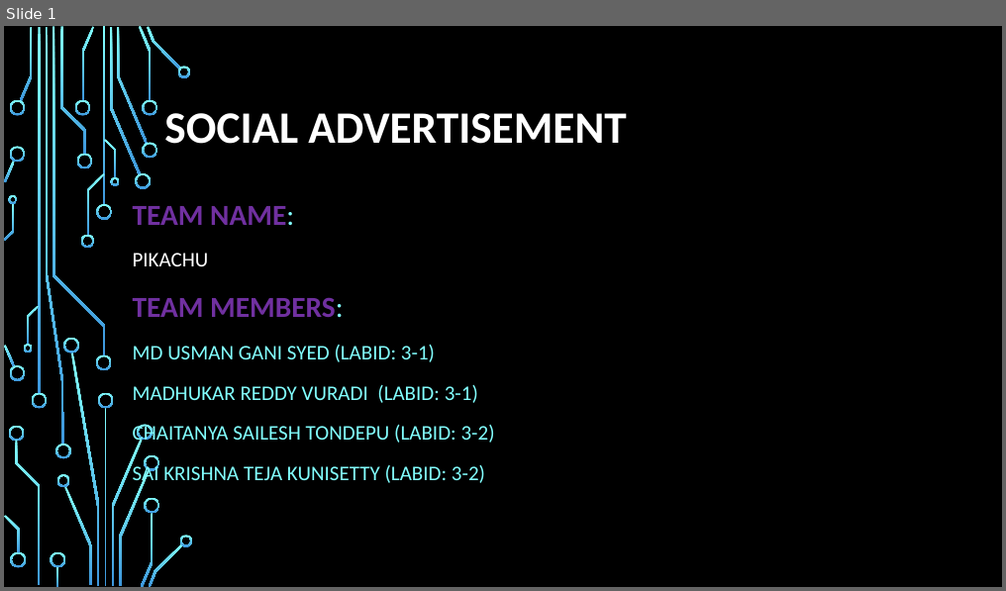
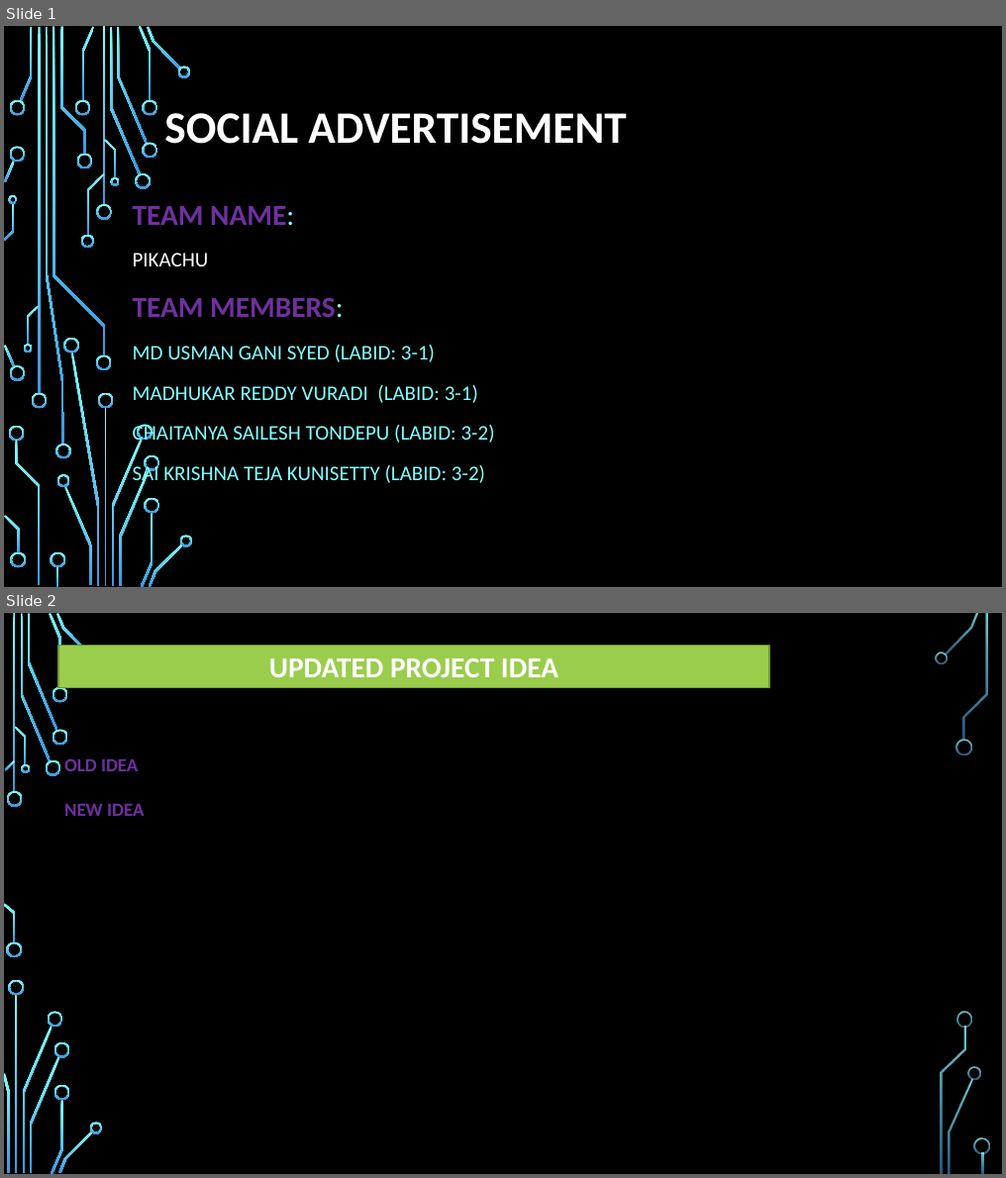
Before and after one commit to gani938/ASE-PROJECT, a slide deck: documentation/Presentation.pptx. Shown one above the other, each under a label of ours: slide 1 before the commit, slides 1 and 2 after it. The pictures are 1006x591 and 1006x1178 pixels, drawn with LibreOffice and Linux fonts; fonts in the diff are those of the drawing; background and template pictures are left out. Boxes give left, top, right and bottom in pixels: in the first picture for what was removed or moved away, otherwise in the second. Text is boxed around its words. In the diff, an @@ line names an element or a change of style, - is before the commit and + after.

```diff
--- a/documentation/Presentation.pptx
+++ b/documentation/Presentation.pptx
@@ slide 2 added at box(4, 613, 1002, 1174), background picture (left out) @@
@@ rectangle added at box(58, 646, 770, 688), fill #9ACD4C, outline #729838 1.25 pt, 28 pt, text #FFFFFF, bold @@
+UPDATED PROJECT IDEA
@@ text added at box(64, 759, 144, 816), 18 pt, text #7030A0, bold @@
+OLD IDEA
+NEW IDEA
@@ group added at box(4, 613, 990, 1174): 32 freeform shapes, 3 rectangles @@
```
Also in this commit, not shown: 4 other slides added, 5 slides removed.
